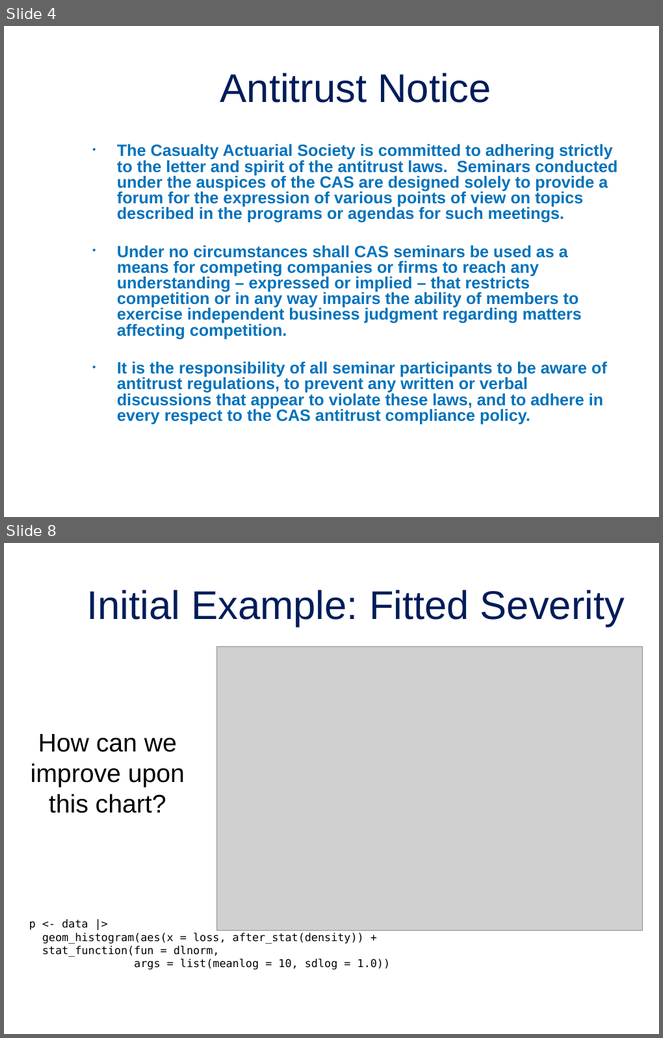
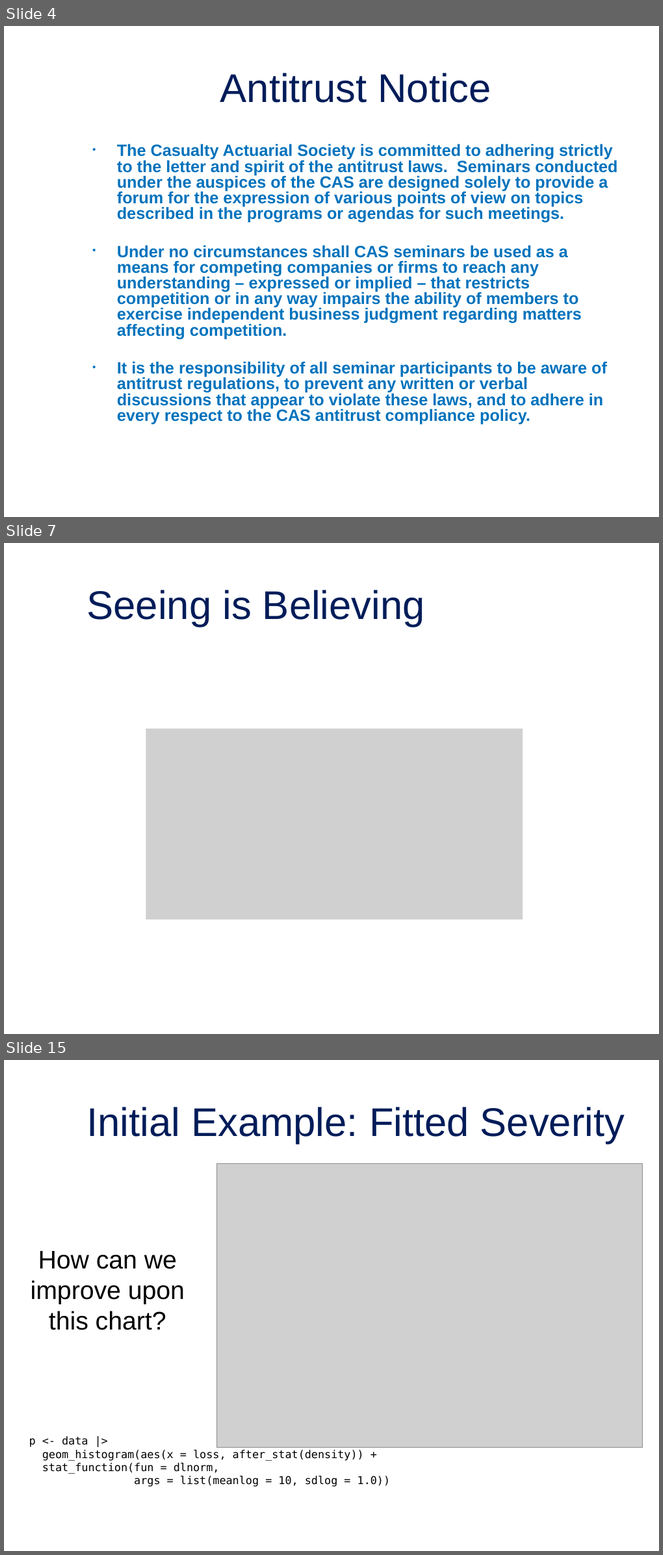
Before and after one commit to jordan-bonner/CAS_Spr23, a slide deck: Presentation Slides/Effective Data Visualization for Actuaries.pptx. Shown one above the other, each under a label of ours: slides 4 and 8 before the commit, slides 4, 7 and 15 after it; the slides between them are not shown. The pictures are 663x1038 and 663x1555 pixels, drawn with LibreOffice and Linux fonts; fonts in the diff are those of the drawing; grey boxes stand for pictures; background and template pictures are left out. Boxes give left, top, right and bottom in pixels: in the first picture for what was removed or moved away, otherwise in the second. Text is boxed around its words. In the diff, an @@ line names an element or a change of style, - is before the commit and + after.

```diff
--- a/Presentation Slides/Effective Data Visualization for Actuaries.pptx
+++ b/Presentation Slides/Effective Data Visualization for Actuaries.pptx
@@ slide 7 added at [4, 543, 659, 1034], background picture (left out) @@
@@ title added at [87, 590, 425, 627], 44 pt, text #001C59 @@
+Seeing is Believing
@@ picture added at [146, 728, 523, 920] @@
@@ what was slide 8 is now slide 15 @@
```
Also in this commit, not shown: 2 slides changed, 8 other slides added, 17 slides removed, 6 other files.
